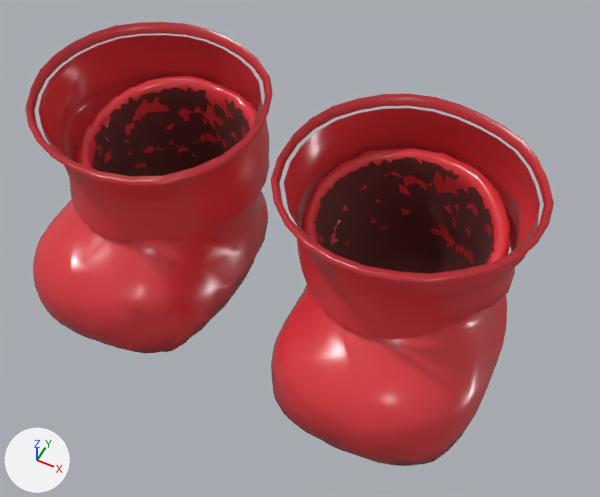
Two versions of the glTF model assets-src/roupas/tenis/02_galocha.glb, one commit apart.
Camera for both pictures: a 50 mm camera at (0.295, -0.575, 0.769) aimed at (0.035, -0.055, 0.118). The lights are fixed; the arrows at lower left show +X, +Y and +Z. The first picture is the older version. Where no turn or scale is listed for an object, it has been applied to the vertices. Vertices at exactly the same position are counted once.

Objects in the first picture: 'galocha_D', 'galocha_E'.
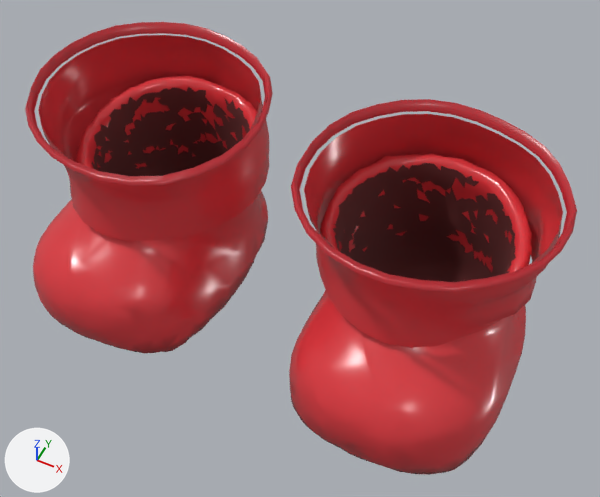
The newer file is also turned or shifted as a whole; pictures and numbers use the older file's frame.

The change, as a list of edits to the scene's bpy script:
```text
Change me_galocha_e:
    used by ob_galocha_e; location = (0.0, 0.0, 0.0211)
    remove me_galocha_e.from_pydata(...)  # 2275 vertices, 4431 faces; spans x 0.012..0.265, y -0.211..0.087, z -0.019..0.227
    add me_galocha_e.from_pydata(...)  # 2275 vertices, 4431 faces; spans x 0.032..0.286, y -0.211..0.087, z -0.019..0.227
    me_galocha_e part 1: the whole mesh is moved by (0.021, 0.0, 0.0)
```

Location of each change, (x1, y1, x2, y2) in pixels of the pictures (600 x 497 px):
'galocha_E', moved: before (271, 94, 554, 466); after (289, 99, 577, 475)
